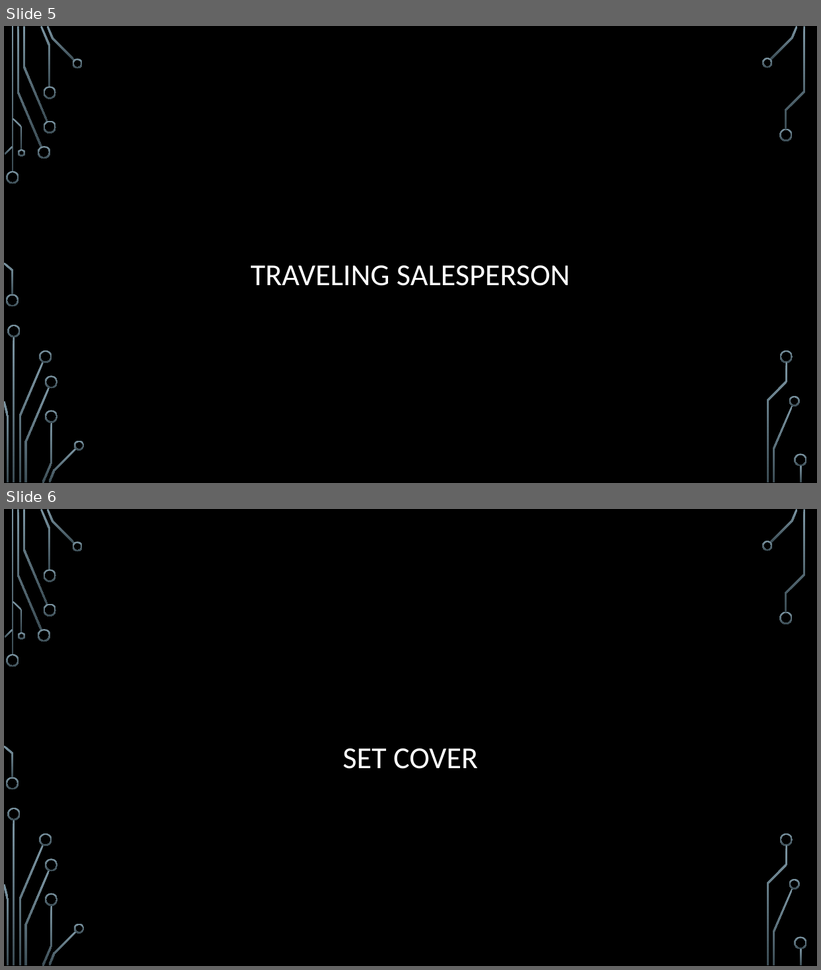
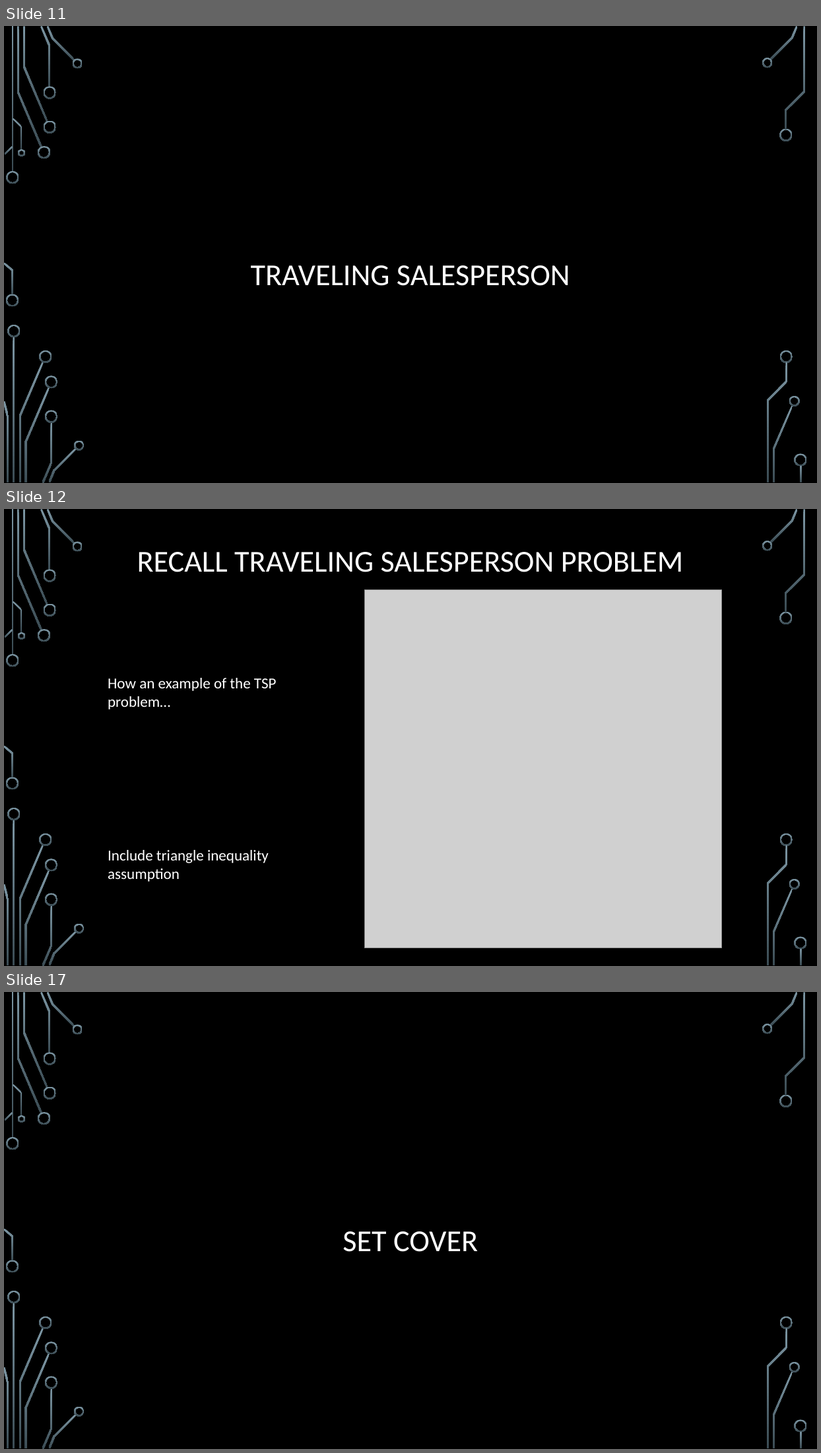
Before and after one commit to janiceeguo/advAlgo, a slide deck: slides/Approx-01-Intro.pptx. Shown one above the other, each under a label of ours: slides 5 and 6 before the commit, slides 11, 12 and 17 after it; the slides between them are not shown. The pictures are 821x970 and 821x1453 pixels, drawn with LibreOffice and Linux fonts; fonts in the diff are those of the drawing; grey boxes stand for pictures; background and template pictures are left out. Boxes give left, top, right and bottom in pixels: in the first picture for what was removed or moved away, otherwise in the second. Text is boxed around its words. In the diff, an @@ line names an element or a change of style, - is before the commit and + after.

```diff
--- a/slides/Approx-01-Intro.pptx
+++ b/slides/Approx-01-Intro.pptx
@@ slide 12 added at box(4, 509, 817, 966), background picture (left out); not listed: 36 template elements that a slide beside it also shows @@
@@ title added at box(137, 552, 684, 572), 36 pt, text #FFFFFF @@
+RECALL TRAVELING SALESPERSON PROBLEM
@@ picture added at box(364, 590, 721, 949) @@
@@ text added at box(108, 678, 277, 710), 18 pt, text #FFFFFF @@
+How an example of the TSP problem…
@@ text added at box(108, 850, 269, 882), 18 pt, text #FFFFFF @@
+Include triangle inequality assumption
@@ what was slide 5 is now slide 11 @@
@@ what was slide 6 is now slide 17 @@
```
Also in this commit, not shown: 1 slide changed, 14 other slides added, 3 other files.
